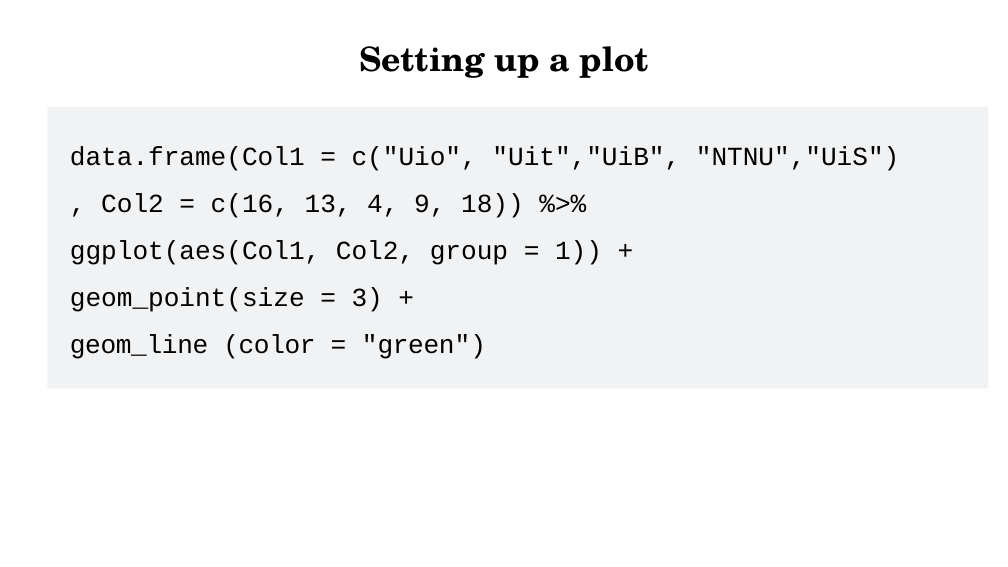
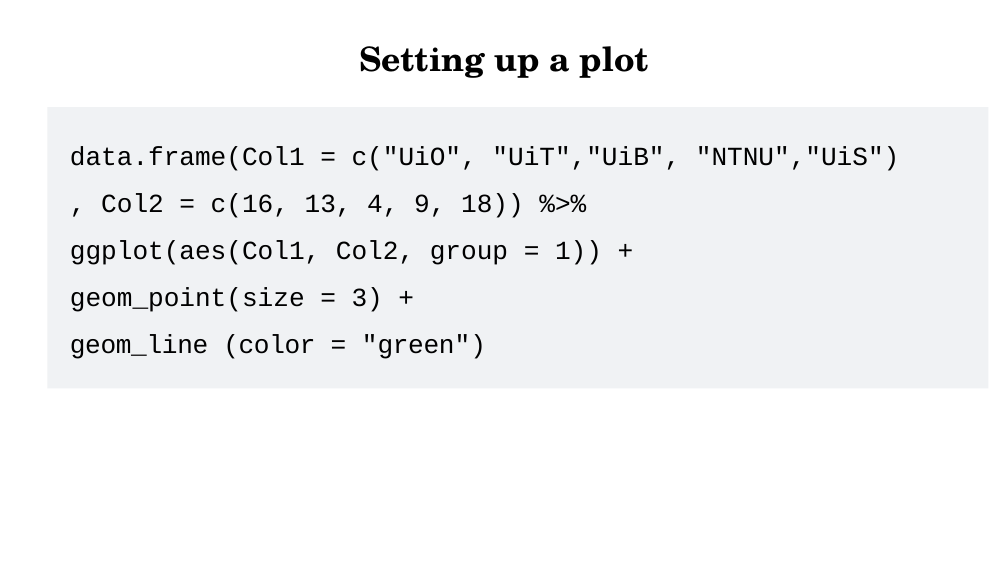
Before and after one commit to Ahmedbargheet/R-for-beginners_UiT, a slide deck: slide 28 of R_workshop_4.ppt. Drawn at 1008x567 pixels with LibreOffice and Linux fonts; fonts in the diff are those of the drawing. Boxes give left, top, right and bottom in pixels: in the first picture for what was removed or moved away, otherwise in the second. Text is boxed around its words. In the diff, an @@ line names an element or a change of style, - is before the commit and + after.

```diff
--- a/R_workshop_4.ppt
+++ b/R_workshop_4.ppt
@@ title at [70,146,899,359]: text changed @@
-data.frame(Col1 = c("Uio", "Uit","UiB", "NTNU","UiS")
-, Col2 = c(16, 13, 4, 9, 18)) %>%
-ggplot(aes(Col1, Col2, group = 1)) +
-geom_point(size = 3) +
-geom_line (color = "green")
+data.frame(Col1 = c("UiO", "UiT","UiB", "NTNU","UiS")
+, Col2 = c(16, 13, 4, 9, 18)) %>%
+ggplot(aes(Col1, Col2, group = 1)) +
+geom_point(size = 3) +
+geom_line (color = "green")
```
Also in this commit, not shown: 9 other slides changed, 24 slides added.
